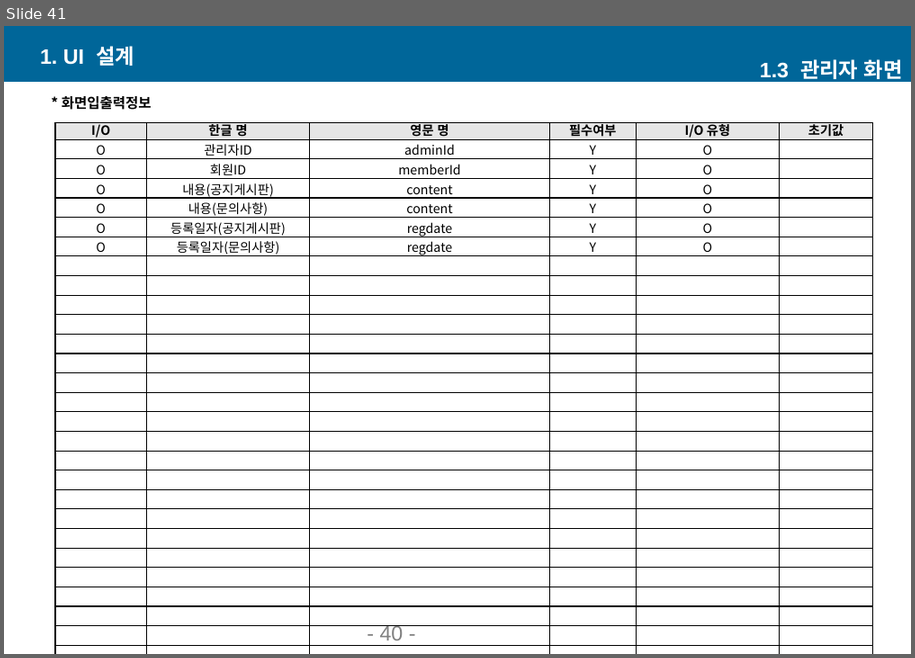
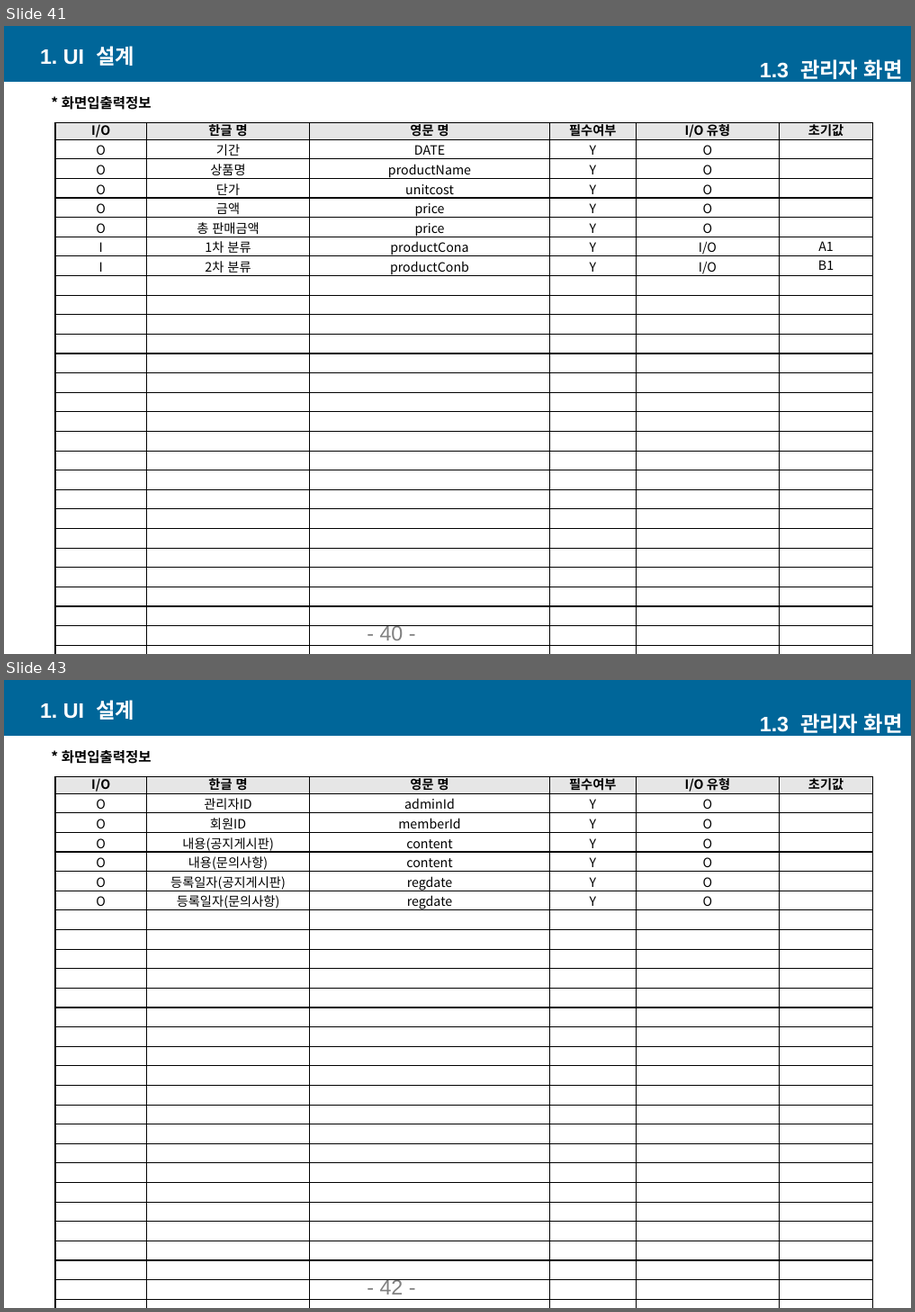
Before and after one commit to soohyeK/project_Team4, a slide deck: 팔도주류_UI설계서_v1.0.pptx. Shown one above the other, each under a label of ours: slide 41 before the commit, slides 41 and 43 after it; the slides between them are not shown. The pictures are 915x658 and 915x1312 pixels, drawn with LibreOffice and Linux fonts; fonts in the diff are those of the drawing. Boxes give left, top, right and bottom in pixels: in the first picture for what was removed or moved away, otherwise in the second. Text is boxed around its words. In the diff, an @@ line names an element or a change of style, - is before the commit and + after.

```diff
--- a/팔도주류_UI설계서_v1.0.pptx
+++ b/팔도주류_UI설계서_v1.0.pptx
@@ slide 41 added at (x1=4, y1=26, x2=911, y2=654), background #FFFFFF; not listed: 1 template element that a slide beside it also shows @@
@@ text added at (x1=40, y1=46, x2=134, y2=66), 18 pt, text #FFFFFF, bold @@
+1. UI 설계
@@ text added at (x1=760, y1=59, x2=903, y2=84), 18 pt, text #FFFFFF, bold @@
+1.3 관리자 화면
@@ text added at (x1=62, y1=96, x2=152, y2=110), 12 pt, text #000000, bold @@
+* 화면입출력정보
@@ table added at (x1=55, y1=122, x2=873, y2=618), 29 rows, 6 columns @@
+I/O | 한글 명 | 영문 명 | 필수여부 | I/O 유형 | 초기값
+O | 기간 | DATE | Y | O | 
+O | 상품명 | productName | Y | O | 
+O | 단가 | unitcost | Y | O | 
+O | 금액 | price | Y | O | 
+O | 총 판매금액 | price | Y | O | 
+I | 1차 분류 | productCona | Y | I/O | A1
+I | 2차 분류 | productConb | Y | I/O | B1
+ |  |  |  |  | 
+ |  |  |  |  | 
+ |  |  |  |  | 
+ |  |  |  |  | 
+ |  |  |  |  | 
+ |  |  |  |  | 
+ |  |  |  |  | 
+ |  |  |  |  | 
+ |  |  |  |  | 
+ |  |  |  |  | 
+ |  |  |  |  | 
+ |  |  |  |  | 
+ |  |  |  |  | 
+ |  |  |  |  | 
+ |  |  |  |  | 
+ |  |  |  |  | 
+ |  |  |  |  | 
+ |  |  |  |  | 
+ |  |  |  |  | 
+ |  |  |  |  | 
+ |  |  |  |  | 
@@ page number added at (x1=380, y1=625, x2=404, y2=646), 18 pt, text #808080 @@
+- 40 -
@@ what was slide 41 is now slide 43 @@
@@ page number at (x1=380, y1=1279, x2=404, y2=1300): text changed @@
-- 40 -
+- 42 -
```
Also in this commit, not shown: 3 slides changed, 1 other slide added.
